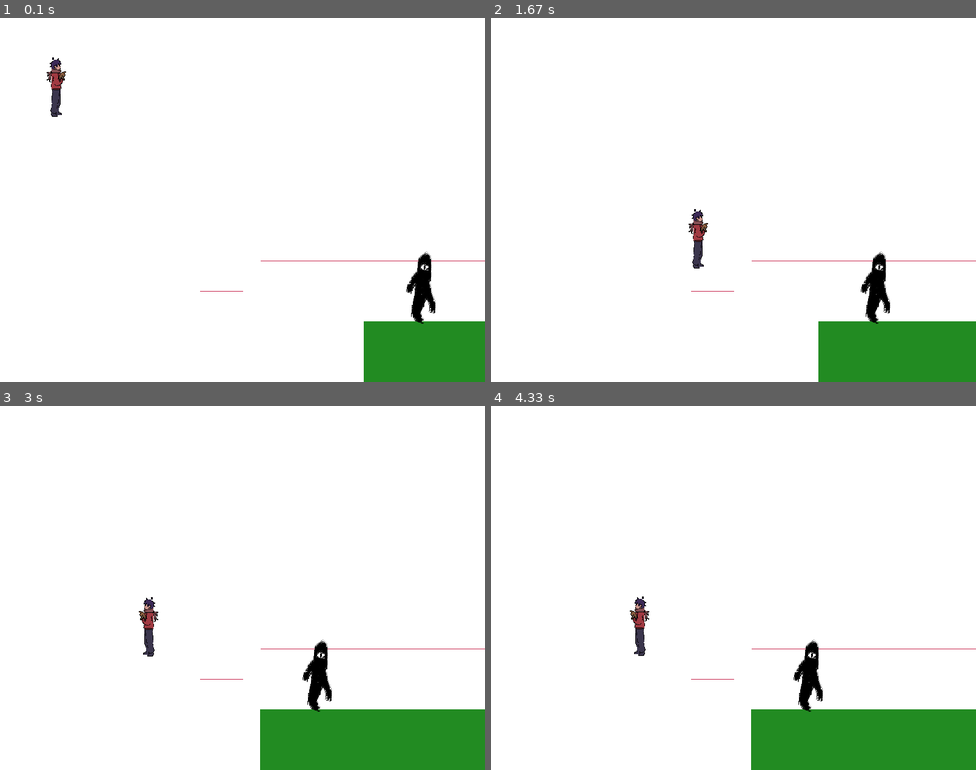
Above: before the commit, frames 1-4 (two rows, left to right).
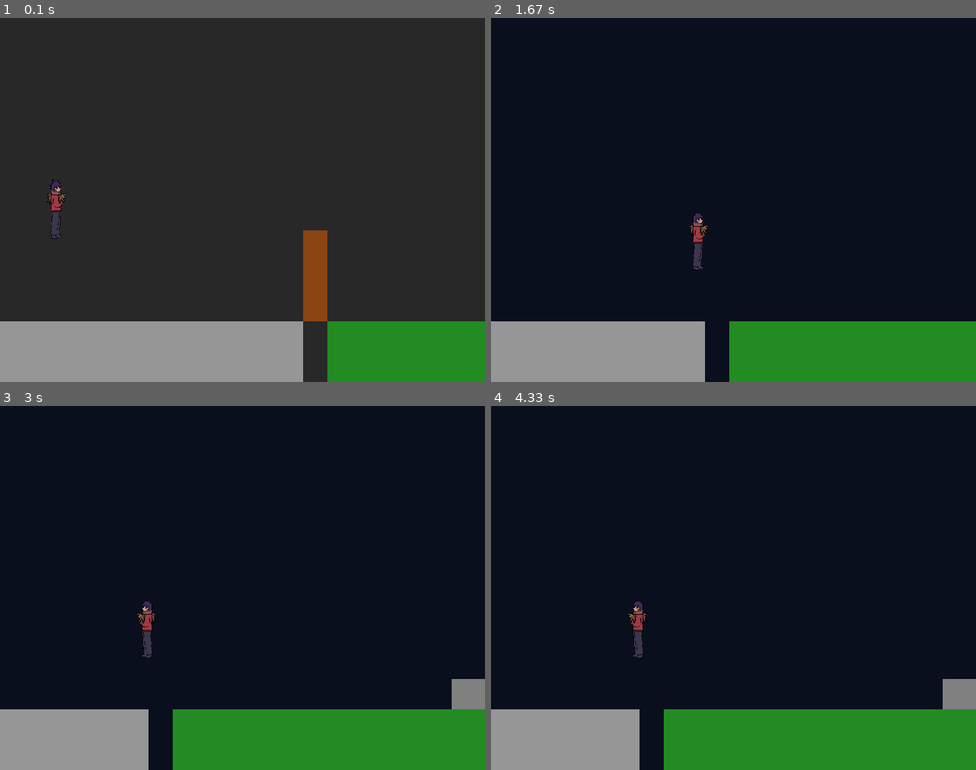
Above: after the commit, the same moments.

Repository: Jayyyy1022/Pygame
Game: pygame game, started from main.py
Same seed, same stepped clock (60 frames per second), same inputs: the game is played once before the commit and once after it.
Inputs:
- Up to frame 1 (0.1 s): no input
- Up to frame 2 (1.67 s): hold K 0.33-0.8 s; hold D 0.33-0.8 s; hold Shift 0.83-1.3 s; hold D 0.83-1.3 s; tap Space at 0.9, 1.2, 1.4 s; hold D from 1.33 s (still down)
- Up to frame 3 (3 s): tap Space at 1.7, 1.9, 2.2, 2.4, 2.7, 2.97 s; release D at 1.8 s; hold D 1.83-2.3 s; hold A 2.33-2.87 s; hold A from 2.9 s (still down)
- Up to frame 4 (4.33 s): tap Space at 3.27, 3.4, 3.7, 4.07 s; release A at 3.3 s; hold D 3.33-3.97 s; hold A from 4 s (still down)

The runs differ from the first frame. In frame 1, 96% of the frame differs, in the area x 0-100%, y 0-100%; in frame 2, 94%; in frame 3, 92%; in frame 4, 92%.

Commit message:
edit main and player, chapter 1 basic play

Diff:
--- a/Entities/Player/player_child.py
+++ b/Entities/Player/player_child.py
@@ -3,9 +3,8 @@
 class Player_Child(pygame.sprite.Sprite):
 
     def __init__(self, x, y, scale, speed, gravity):
-        pygame.sprite.Sprite.__init__(self)
+        super().__init__()
 
-        ## Frames
         img = pygame.image.load("Assets\\Player\\player_idle.png")
         self.img = pygame.transform.scale(img, (int(img.get_width() * scale), int(img.get_height() * scale)))
         self.rect = self.img.get_rect()
@@ -15,44 +14,36 @@
         self.walkingFrames = []
         self.jumpingFrames = []
 
-        self.frameIndex = 0 ## starts from first img in array, will be used for looping player frames
-        self.updateTime = pygame.time.get_ticks() ## times how long has passed since last animation update, used for animation cycles
+        self.frameIndex = 0
+        self.updateTime = pygame.time.get_ticks()
 
-        ## Stats and states
-        self.baseSpeed = speed ## Can change base speed (how many pixels to move)
+        self.baseSpeed = speed
         self.speedMultiplier = 1
-        self.direction = 0  ## Movement direction | Left = -1 | Idle = 0 | Right = 1 |
+        self.direction = 0
         self.facingRight = True
         self.isRunning = False
-        self.velocityY = 0  ## jump height
+        self.velocityY = 0
         self.gravity = gravity
         self.isJumping = False
         self.onGround = False
-        self.action = 0     ## Player action | Idle = 0 | Walk = 1 | Run = 2 | Jump = 3 | can add more actions if necessary
-        #self.isAlive = True
+        self.action = 0
 
-
-## Added 'platforms' parameter to receive level obstacles
     def move(self, platforms):
         keys = pygame.key.get_pressed()
 
-        ## enter idle state when no key presses / Resetting speed
         self.direction = 0
         self.isRunning = False
         self.speedMultiplier = 1.0
-
-        ## reset movement variables - to be used for collision
         dx = 0
         dy = 0
 
-        ## A - D Movement | Space for jump | K for run | J for interact
         if keys[pygame.K_a]:
             self.direction = -1
             self.facingRight = False
         if keys[pygame.K_d]:
             self.direction = 1
             self.facingRight = True
-        if keys[pygame.K_k] and self.direction != 0:
+        if keys[pygame.K_k] or keys[pygame.K_LSHIFT]:
             self.isRunning = True
             self.speedMultiplier = 2
         if keys[pygame.K_SPACE] and self.onGround:
@@ -61,51 +52,47 @@
             self.onGround = False
 
         if not self.onGround:
-            self.update_action(3) # jump
+            self.update_action(3)
         elif self.direction == 0:
-            self.update_action(0) # idle
+            self.update_action(0)
         elif self.isRunning:
-            self.update_action(2) # run
+            self.update_action(2)
         else:
-            self.update_action(1) # walk
+            self.update_action(1)
 
-
-        ## assign movement variables if moving left or right
         if self.direction == -1:
             dx = int(-(self.baseSpeed * self.speedMultiplier))
         if self.direction == 1:
             dx = int(self.baseSpeed * self.speedMultiplier)
 
-        ## jumping mechanism
         self.velocityY += self.gravity
-        if self.velocityY > 10:  ## limiting terminal velocity
+        if self.velocityY > 10:
             self.velocityY = 10
+        dy = int(self.velocityY)
 
-        ## apply gravity to dy
-        dy += self.velocityY
+        ## --- DYNAMIC COLLISION DETECTION ---
 
-        ## --- NEW DYNAMIC COLLISION DETECTION ---
-
-        ## 1. X-axis collision
+        ## X-axis collision
         self.rect.x += dx
         for platform in platforms:
             if platform.rect.colliderect(self.rect):
-                if dx > 0: # Moving right, hit left side of platform
-                    self.rect.right = platform.rect.left
-                if dx < 0: # Moving left, hit right side of platform
-                    self.rect.left = platform.rect.right
+                if self.rect.bottom > platform.rect.top + 2:
+                    if dx > 0:
+                        self.rect.right = platform.rect.left
+                    if dx < 0:
+                        self.rect.left = platform.rect.right
 
-        ## 2. Y-axis collision
+        ## Y-axis collision
         self.rect.y += dy
-        self.onGround = False # Reset ground state before checking
+        self.onGround = False
         for platform in platforms:
             if platform.rect.colliderect(self.rect):
-                if dy > 0: # Falling down, hit top of platform
+                if dy >= 0:
                     self.rect.bottom = platform.rect.top
                     self.velocityY = 0
                     self.onGround = True
                     self.isJumping = False
-                elif dy < 0: # Jumping up, hit bottom of platform (ceiling)
+                elif dy < 0:
                     self.rect.top = platform.rect.bottom
                     self.velocityY = 0
 
@@ -118,7 +105,5 @@
             self.frameIndex = 0
             self.updateTime = pygame.time.get_ticks()
 
-
-
     def draw(self, screen):
         screen.blit(pygame.transform.flip(self.img, not self.facingRight, False), self.rect)
--- a/Scenes/chapter1.py
+++ b/Scenes/chapter1.py
@@ -1,45 +1,141 @@
 import pygame
+import os
+from Entities.Player import player_child as Player
+from Entities.Enemy import enemy_krampus as Enemy
 from Entities.Obstacle.platform import Platform
 
-class Chapter1:
-    def __init__(self):
-        # Group to hold all ground and rocks
-        self.platforms = pygame.sprite.Group()
+def run(screen):
+    clock = pygame.time.Clock()
+    FPS = 60
 
-        # Level Colors for Greyboxing
-        WHITE = (255, 255, 255)
-        GROUND_COLOR = (34, 139, 34) # Green forest
-        ROCK_COLOR = (128, 128, 128) # Gray rocks
+    ## --- 1. Basic Setup & Colors ---
+    SCREEN_WIDTH = screen.get_width()
+    SCREEN_HEIGHT = screen.get_height()
+    GRAVITY = 0.75
+    MOVEMENT_SPEED = 3
 
-        # --- Build Chapter 1 Level ---
-        # Scene 1: House floor
-        self.platforms.add(Platform(0, 500, 600, 100, WHITE))
+    ## Background Colors for Scene Transition
+    BG_ROOM_COLOR = (40, 40, 40)   ## Dark gray for the starting room
+    BG_FOREST_COLOR = (10, 15, 30) ## Creepy dark blue for the forest
+    current_bg_color = BG_ROOM_COLOR ## Start in the room
 
-        # Scene 2 & 3: Forest floor and rocks
-        self.platforms.add(Platform(600, 500, 2000, 100, GROUND_COLOR))
-        self.platforms.add(Platform(1200, 450, 60, 50, ROCK_COLOR)) # Rock 1
-        self.platforms.add(Platform(1600, 420, 80, 80, ROCK_COLOR)) # Rock 2
+    ## --- 2. Load Sounds (Safe Loading) ---
+    pygame.mixer.init()
+    try:
+        sound_path = os.path.join("Assets", "SFX", "jumpscare.wav")
+        jingle_sfx = pygame.mixer.Sound(sound_path)
+        jingle_sfx.set_volume(0.05)
+    except:
+        jingle_sfx = None
+        print("Warning: SFX file not found, skipping audio.")
 
-        self.camera_scroll = 0
+    ## --- 3. Initialize Entities ---
+    player = Player.Player_Child(100, 300, 0.1, MOVEMENT_SPEED, GRAVITY)
+    enemy = Enemy.Enemy_Krampus(-600, 400, 0.15, MOVEMENT_SPEED * 1.1, GRAVITY)
 
-    def update(self, player, enemy, screen_width):
-        # Camera logic: scroll level to the left when player moves past the middle
-        if player.rect.right > screen_width // 2:
-            scroll_amount = player.rect.right - (screen_width // 2)
-            player.rect.right = screen_width // 2 # Keep player in the middle
-            self.camera_scroll += scroll_amount
+    enemies_group = pygame.sprite.Group()
+    enemies_group.add(enemy)
 
-            # Move all platforms left to simulate camera moving right
-            for p in self.platforms:
+    ## --- 4. Build the Level (Platforms) ---
+    platforms = pygame.sprite.Group()
+
+    ## Scene 1: Start Room Floor
+    platforms.add(Platform(0, 500, 500, 100, (150, 150, 150)))
+
+    ## The Door (Blocks the player at x=500)
+    door = Platform(500, 350, 40, 150, (139, 69, 19))
+    platforms.add(door)
+    is_door_opened = False
+
+    ## Scene 2 & 3: Forest Floor
+    platforms.add(Platform(540, 500, 2000, 100, (34, 139, 34)))
+
+    ## Scene 3: Obstacles (Rocks in the forest)
+    platforms.add(Platform(1000, 450, 60, 50, (128, 128, 128)))
+    platforms.add(Platform(1400, 420, 80, 80, (128, 128, 128)))
+    ## Fixed Rock 3: Made it shorter so it's jumpable! (Height 120 -> 80)
+    platforms.add(Platform(1800, 420, 50, 80, (128, 128, 128)))
+
+    ## Scene 4: Cliff (The forest floor ends at x=2540)
+    camera_scroll = 0
+    chase_started = False
+
+    ## --- 5. THE MAIN GAME LOOP FOR CHAPTER 1 ---
+    running = True
+    while running:
+        ## A. Event Handling
+        for event in pygame.event.get():
+            if event.type == pygame.QUIT:
+                return "QUIT"
+
+        ## B. Player Input & Interaction
+        keys = pygame.key.get_pressed()
+
+        ## AUTO-OPEN DOOR (Proximity based)
+        if not is_door_opened:
+            interaction_area = player.rect.inflate(40, 0)
+            if interaction_area.colliderect(door.rect):
+                door.kill()
+                is_door_opened = True
+
+                ## DYNAMIC SCENE TRANSITION!
+                current_bg_color = BG_FOREST_COLOR
+                print("Scene 2: Entered the Forest!")
+                if jingle_sfx:
+                    jingle_sfx.play()
+
+        ## C. Movement & Physics
+        player.move(platforms)
+
+        ## D. Camera Scrolling Logic
+        if player.rect.right > SCREEN_WIDTH // 2:
+            scroll_amount = player.rect.right - (SCREEN_WIDTH // 2)
+            player.rect.right = SCREEN_WIDTH // 2
+            camera_scroll += scroll_amount
+
+            for p in platforms:
                 p.rect.x -= scroll_amount
-
-            # Move enemy left so it stays in relative position
             enemy.rect.x -= scroll_amount
 
-        # Krampus chase logic (Scene 4 Trigger)
-        if self.camera_scroll > 800:
-            enemy.rect.x += 4 # Krampus starts running
+        ## E. Enemy Chase Logic (FASTER SPEED)
+        if camera_scroll > 600:
+            if not chase_started:
+                enemy.rect.x = -150
+                chase_started = True
+                print("Krampus is right behind you!!")
 
-    def draw(self, screen):
-        # Draw all level objects
-        self.platforms.draw(screen)
+                if jingle_sfx: jingle_sfx.play()
+
+            enemy.rect.x += 6
+
+        ## F. GAME OVER & RESTART LOGIC
+        if pygame.sprite.spritecollideany(player, enemies_group):
+            print("Caught by Krampus! Restarting Chapter 1...")
+
+            ## Try to play enemy shriek if it exists
+            try:
+                if hasattr(enemy, 'shriek'):
+                    enemy.shriek()
+            except:
+                pass
+
+            ## Freeze the game for 1 second before restarting
+            pygame.time.delay(1000)
+
+            ## Return to main router to reload Chapter 1
+            return "CHAPTER1"
+
+        ## G. Exit Condition (Falling off the cliff at the end)
+        if player.rect.y > SCREEN_HEIGHT + 100:
+            print("Player fell! Transitioning to Chapter 2...")
+            return "CHAPTER2"
+
+        ## --- H. RENDERING ---
+        screen.fill(current_bg_color)
+
+        platforms.draw(screen)
+        player.draw(screen)
+        enemy.draw(screen)
+
+        pygame.display.flip()
+        clock.tick(FPS)
--- a/main.py
+++ b/main.py
@@ -1,81 +1,31 @@
 import pygame
-
-from Entities.Player import player_child as Player
-from Entities.Enemy import enemy_krampus as Enemy
-from Scenes import testscene
+import sys
 from Scenes import chapter1
+## from Scenes import chapter2
 
 ## Screen size
 SCREEN_WIDTH = 800
-SCREEN_HEIGTH = 600
+SCREEN_HEIGHT = 600
 
-screen = pygame.display.set_mode((SCREEN_WIDTH, SCREEN_HEIGTH))
+pygame.init()
+screen = pygame.display.set_mode((SCREEN_WIDTH, SCREEN_HEIGHT))
 pygame.display.set_caption("Good Night, Sleep Tight")
 
-## Colors
-WHITE = (255, 255, 255)
+## --- SCENE MANAGER (The Router) ---
+current_scene = "CHAPTER1"
 
-## game variables
-GRAVITY = 0.75
+while True:
+    if current_scene == "CHAPTER1":
+        ## Run your chapter file. It will return "CHAPTER2" or "QUIT" when finished.
+        current_scene = chapter1.run(screen)
 
-## player variables
-MOVEMENT_SPEED = 3
-PLAYER_X = 100
-PLAYER_Y = 100
-PLAYER_SIZE_SCALE = 0.1
+    elif current_scene == "CHAPTER2":
+        ## current_scene = chapter2.run(screen)
+        print("Transitioning to Chapter 2! (Teammate's file will run here)")
+        break ## Stop for now since chapter 2 isn't ready
 
-player = Player.Player_Child(PLAYER_X, PLAYER_Y, PLAYER_SIZE_SCALE, MOVEMENT_SPEED, GRAVITY)
-# moving_left = False
-# moving_right = False
-
-## enemy variabls
-ENEMY_X = 700
-ENEMY_Y = 450
-ENEMY_SIZE_SCALE = 0.15
-
-enemy = Enemy.Enemy_Krampus(ENEMY_X, ENEMY_Y, ENEMY_SIZE_SCALE, MOVEMENT_SPEED, GRAVITY)
-
-obstacles = pygame.sprite.Group()
-obstacles.add(enemy)
-
-## <-- ADD THIS: Initialize Chapter 1 level before the loop
-current_level = chapter1.Chapter1()
-
-## set framrate
-clock = pygame.time.Clock()
-FPS = 60
-
-running = True
-while running:
-    testscene.drawBG(screen)
-
-    ## Draw chapter 1 platforms on the screen
-    current_level.draw(screen)
-
-    for event in pygame.event.get():
-        ## Quit game
-        if event.type == pygame.QUIT:
-            running = False
-        # ## Keyboard movement WASD
-        # if event.type == pygame.K_a:
-        #     moving_left = True
-        # if event.type == pygame.K_d:
-        #     moving_right = True
-
-    player.draw(screen)
-    player.move(current_level.platforms)
-
-    enemy.draw(screen)
-
-    ## Update chapter 1 logic (camera scrolling and enemy chase)
-    current_level.update(player, enemy, SCREEN_WIDTH)
-
-    ##collsion sound test
-    anyCollision =  pygame.sprite.spritecollideany(player, obstacles)
-    if anyCollision:
-        enemy.shriek()
-
-    pygame.display.flip()
-    clock.tick(FPS)
+    elif current_scene == "QUIT":
+        break
 
 pygame.quit()
+sys.exit()
